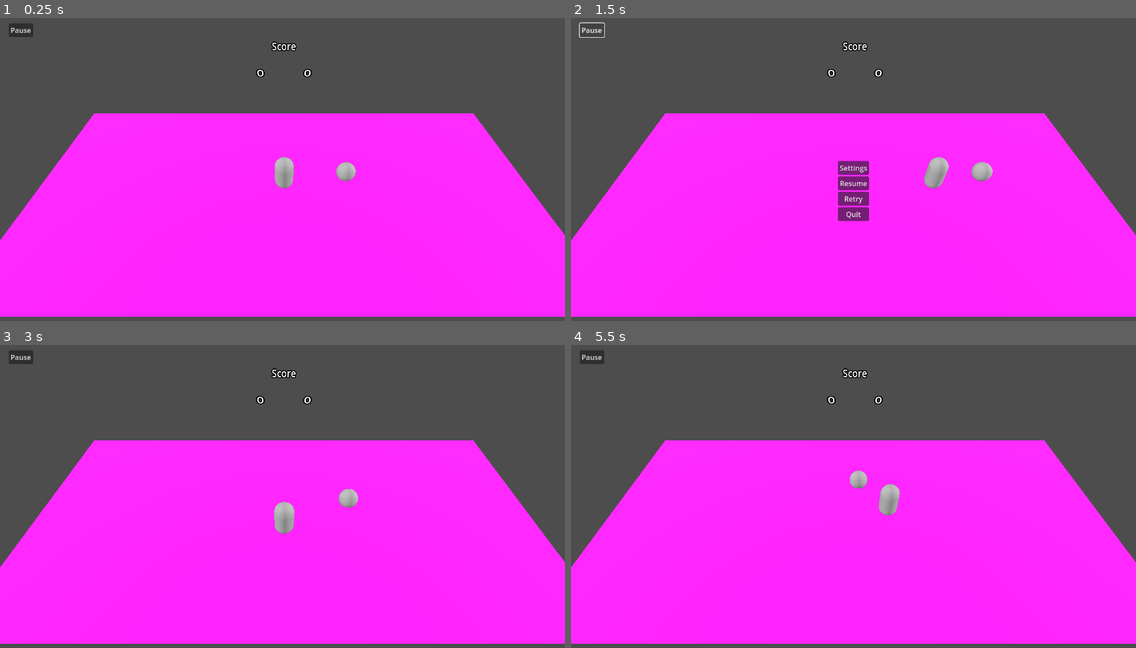
Above: before the commit, frames 1-4 (two rows, left to right).
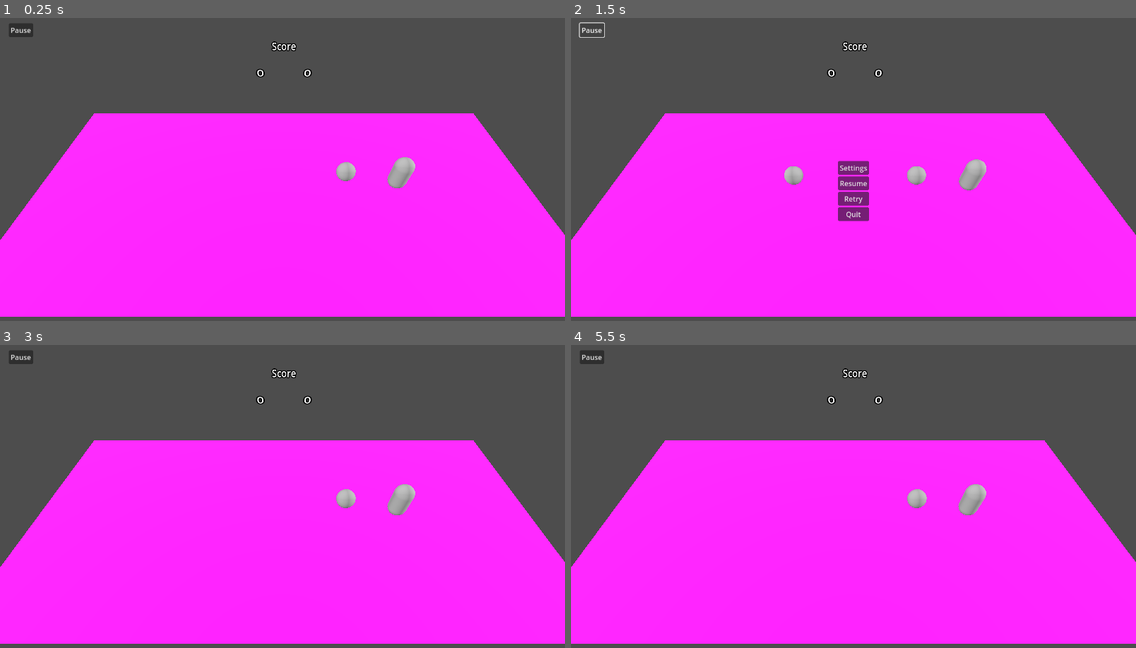
Above: after the commit, the same moments.

Repository: ShroomySquid/GlobalGameJam2025
Game: Godot game, scene res://Scenes/CoreScenes/Game/game.tscn
Two runs of this game, one before a commit and one after it. Both use one fixed random seed, a clock stepped at 60 frames per second and the inputs below.
Inputs (mouse positions are in pixels of both pictures, inside the frame that each line leads up to):
- Up to frame 1 (0.25 s): no input
- Up to frame 2 (1.5 s): tap Enter at 0.5 s; move the mouse to (977, 172) at 0.52 s; press the mouse at (977, 172) at 0.53 s; hold Right (right) 0.53-1.25 s; release the mouse at (977, 172) at 1.25 s; click "Pause" at 1.25 s
- Up to frame 3 (3 s): click "Retry" at 2 s; tap Space at 2.75 s; move the mouse to (169, 535) at 2.77 s; hold S (down) from 2.78 s (still down); click (169, 535) at 2.85 s
- Up to frame 4 (5.5 s): move the mouse to (910, 438) at 3.52 s; release S (down) at 3.53 s; press the mouse at (910, 438) at 3.53 s; hold Right (right) 3.53-4.28 s; move the mouse to (825, 587) at 4.27 s; release the mouse at (825, 587) at 4.28 s; hold W (up) 4.28-5.03 s; click (825, 587) at 4.35 s; move the mouse to (1023, 572) at 5.02 s; press the mouse at (1023, 572) at 5.03 s; hold Left (left) from 5.03 s (still down)

The runs differ from the first frame. In frame 1, 0.6% of the frame differs, in the area x 48-74%, y 45-57%; in frame 2, 0.9%; in frame 3, 0.7%; in frame 4, 1.0%, in the area x 49-74%, y 41-57%.
Error after the commit: Invalid call. Nonexistent function 'start' in base 'Label'. (res://Scenes/CoreScenes/Game/game.gd:68)

Commit message:
Game now intterupt if a point is made, added starting timer for a round

Diff:
--- a/Scenes/Bubble/bubble.gd
+++ b/Scenes/Bubble/bubble.gd
@@ -1,7 +1,7 @@
 extends RigidBody3D
 
 var max_blow_str := 5
-var bubble_id := 1
+@export var bubble_id : int
 
 func _on_dude_blow(player_pos : Vector3, player_id : int):
 	var blow_dir : Vector2
--- a/Scenes/CoreScenes/Game/game.gd
+++ b/Scenes/CoreScenes/Game/game.gd
@@ -1,12 +1,26 @@
 extends Node3D
 
 @onready var is_paused := false
+
 @onready var menu = $CanvasLayer/MenuContainer
 @onready var settings = $CanvasLayer/Settings
+@onready var bubble1 = %Bubble1
+@onready var bubble2 = %Bubble2
+@onready var dude = %Dude
+@onready var p1_score_label = %P1Score
+@onready var p2_score_label = %P2Score
+@onready var info_label = %InfoLabel
+
+@onready var p1_score := 0
+@onready var p2_score := 0
 
 func _ready():
 	menu.hide()
 	settings.hide()
+	info_label.modulate.a = 0
+	await get_tree().create_timer(0.5).timeout
+	await reset_game()
+	info_label.message("Go!", 1.5)
 
 func _process(_delta):
 	if Input.is_action_just_pressed("esc"):
@@ -44,3 +58,22 @@
 
 func _on_retry_btn_pressed():
 	get_tree().change_scene_to_file("res://Scenes/CoreScenes/Game/game.tscn")
+
+func reset_game():
+	bubble1.position = Vector3(3.3, 1.0, 0)
+	bubble2.position = Vector3(-3.3, 1.0, 0)
+	dude.position = Vector3(6.3, 1.0, 0)
+	p1_score_label.text = str(p1_score)
+	p2_score_label.text = str(p2_score)
+	await info_label.start()
+	dude.process_mode = 0
+
+func _on_floor_bubble_exited_area(bubble_id : int):
+	dude.process_mode = 4
+	if bubble_id == 1:
+		p2_score += 1
+	else:
+		p1_score += 1
+	await info_label.message("Out!", 1.5)
+	await reset_game()
+	await info_label.message("Go!", 1.5)
--- a/Scenes/CoreScenes/Game/game.tscn
+++ b/Scenes/CoreScenes/Game/game.tscn
@@ -1,7 +1,8 @@
-[gd_scene load_steps=8 format=3 uid="uid://cubm8ayprtkdv"]
+[gd_scene load_steps=9 format=3 uid="uid://cubm8ayprtkdv"]
 
 [ext_resource type="Script" path="res://Scenes/CoreScenes/Game/game.gd" id="1_ntdck"]
 [ext_resource type="PackedScene" uid="uid://bwrhsav1b6hkf" path="res://Scenes/CoreScenes/Settings/settings.tscn" id="2_tpptn"]
+[ext_resource type="Script" path="res://Scenes/CoreScenes/Game/info_label.gd" id="3_ge7a4"]
 [ext_resource type="Script" path="res://Scenes/Dude/dude.gd" id="3_n4jml"]
 [ext_resource type="PackedScene" uid="uid://pgo07hl7oibs" path="res://Scenes/Bubble/bubble.tscn" id="4_eefs4"]
 [ext_resource type="PackedScene" uid="uid://b7cybsrtj67rb" path="res://Scenes/Floor/floor.tscn" id="4_m5sd4"]
@@ -64,13 +65,33 @@
 offset_right = -239.0
 offset_bottom = -105.0
 
+[node name="InfoLabel" type="Label" parent="CanvasLayer"]
+unique_name_in_owner = true
+anchors_preset = 8
+anchor_left = 0.5
+anchor_top = 0.5
+anchor_right = 0.5
+anchor_bottom = 0.5
+offset_left = -36.5
+offset_top = -87.5
+offset_right = 36.5
+offset_bottom = 87.5
+grow_horizontal = 2
+grow_vertical = 2
+size_flags_horizontal = 4
+theme_override_font_sizes/font_size = 128
+text = "3"
+script = ExtResource("3_ge7a4")
+
 [node name="Camera3D" type="Camera3D" parent="."]
 transform = Transform3D(1, 0, 0, 0, 0.605155, 0.796108, 0, -0.796108, 0.605155, -0.0870547, 11.2931, 8.88654)
 environment = SubResource("Environment_duak3")
 fov = 70.0
 
 [node name="Dude" type="MeshInstance3D" parent="."]
-transform = Transform3D(1, 0, 0, 0, 1, 0, 0, 0, 1, 0, 1.16749, 0)
+unique_name_in_owner = true
+process_mode = 4
+transform = Transform3D(1, 0, 0, 0, 1, 0, 0, 0, 1, 6.20861, 1.16749, 0)
 mesh = SubResource("CapsuleMesh_hs7sc")
 script = ExtResource("3_n4jml")
 
@@ -88,14 +109,23 @@
 [node name="DirectionalLight3D4" type="DirectionalLight3D" parent="."]
 transform = Transform3D(0.108954, 0, -0.994047, 0, 1, 0, 0.994047, 0, 0.108954, 0, 8.73129, 0)
 
-[node name="Bubble" parent="." instance=ExtResource("4_eefs4")]
+[node name="Bubble1" parent="." instance=ExtResource("4_eefs4")]
+unique_name_in_owner = true
 transform = Transform3D(1, 0, 0, 0, 1, 0, 0, 0, 1, 3.26304, 1.29913, 0)
+bubble_id = 1
+
+[node name="Bubble2" parent="." instance=ExtResource("4_eefs4")]
+unique_name_in_owner = true
+transform = Transform3D(1, 0, 0, 0, 1, 0, 0, 0, 1, 3.26304, 1.29913, 0)
+bubble_id = 2
 
 [node name="P1Score" type="Label3D" parent="."]
+unique_name_in_owner = true
 transform = Transform3D(5.34818, 0, 0, 0, 3.90564, 0, 0, 0, 1, -1.56582, 2.67892, -7.55133)
 text = "0"
 
 [node name="P2Score" type="Label3D" parent="."]
+unique_name_in_owner = true
 transform = Transform3D(5.34818, 0, 0, 0, 3.90564, 0, 0, 0, 1, 1.5752, 2.67892, -7.55133)
 text = "0"
 
@@ -109,4 +139,5 @@
 [connection signal="pressed" from="CanvasLayer/MenuContainer/RetryBtn" to="." method="_on_retry_btn_pressed"]
 [connection signal="pressed" from="CanvasLayer/MenuContainer/QuitBtn" to="." method="_on_quit_btn_pressed"]
 [connection signal="exit_settings" from="CanvasLayer/Settings" to="." method="_on_settings_exit_settings"]
-[connection signal="Blow" from="Dude" to="Bubble" method="_on_dude_blow"]
+[connection signal="Blow" from="Dude" to="Bubble1" method="_on_dude_blow"]
+[connection signal="bubble_exited_area" from="Floor" to="." method="_on_floor_bubble_exited_area"]
--- a/Scenes/Floor/floor.gd
+++ b/Scenes/Floor/floor.gd
@@ -1,7 +1,10 @@
 extends MeshInstance3D
+
+signal bubble_exited_area
 
 func _on_area_3d_body_entered(body):
 	print(body, " has entered.")
 
 func _on_area_3d_body_exited(body):
+	bubble_exited_area.emit(body.bubble_id)
 	print(body, " has exited.")
